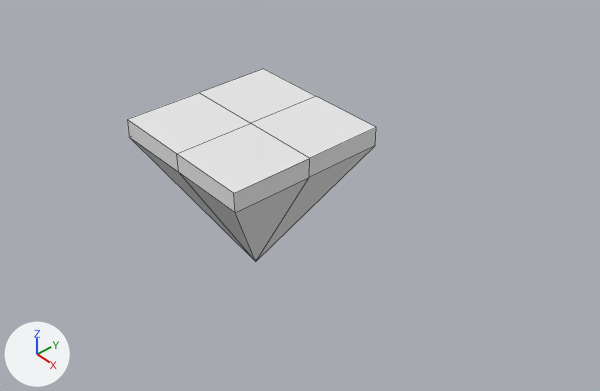
One commit to the Blender file dir_gfx/gfx_unity_project/Assets/InternalAssets/Models/World/GroundBlock.blend: the scene before it, then after it.
Rendered twice from a 50 mm lens placed at (9.86, -7.5, 7.02), pointed at (0.56, 0.62, -1.37). Arrows for +X, +Y and +Z are at lower left; the lights stay in place. Mesh edges are drawn as thin lines.

The first picture shows 'GroundBlock'.
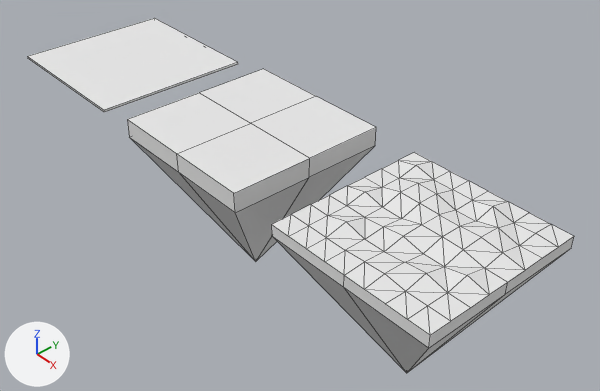
What changed in the scene script:
```text
Add mat_material_002:
    mat_material_002 = diffuse_material('Material.002')
    mat_material_002.base_color = (0.8, 0.8, 0.8)  # white #e7e7e7
Add mat_material_001:
    mat_material_001 = diffuse_material('Material.001')
    mat_material_001.base_color = (0.8, 0.8, 0.8)  # white #e7e7e7
Add me_cube_002:
    me_cube_002.from_pydata(...)  # 90 vertices, 144 faces; spans x -1.5..1.5, y -1.5..1.5, z -2.84..0.13
    me_cube_002.materials.append(mat_material_002)  # white #e7e7e7
Add me_cube_001:
    me_cube_001.from_pydata(...)  # a box spanning x -1.5..1.5, y -1.5..1.5, z -0.02..0.02
    me_cube_001.materials.append(mat_material_001)  # white #e7e7e7
Add ob_groundblockuneven:
    ob_groundblockuneven = bpy.data.objects.new('GroundBlockUneven', me_cube_002)
    ob_groundblockuneven.location = (3.87, 0.0, 0.0)
Add ob_groundselectedmesh:
    ob_groundselectedmesh = bpy.data.objects.new('GroundSelectedMesh', me_cube_001)
    ob_groundselectedmesh.location = (-3.81, 0.0, -0.07)
```

Changed parts and their boxes [x1, y1, x2, y2] in the pictures (600 x 391 px):
'GroundBlockUneven', added
    after: [271, 152, 574, 373]
'GroundSelectedMesh', added
    after: [27, 18, 238, 112]
